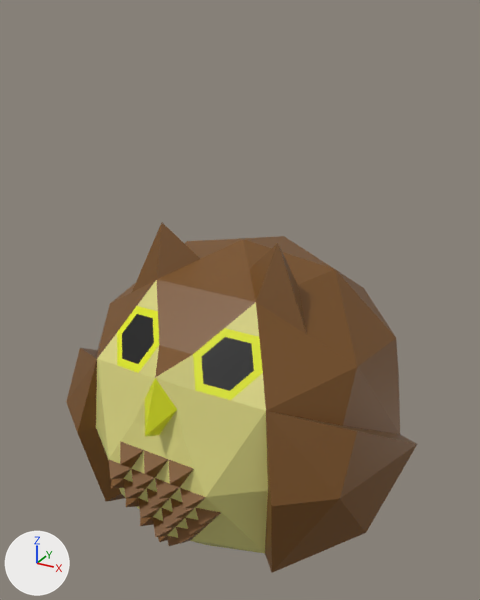
Renders of the glTF model RTS/dist/models/Owl.glb from each side of a commit.
Camera for both pictures: a 50 mm camera at (7.88, -14.53, 9.96) aimed at (-0.6, 0.89, 2.25). The axes (+X, +Y, +Z) are drawn at lower left. The lights are the same throughout. The older version comes first. Where no turn or scale is listed for an object, it has been applied to the vertices.

In view in the first picture: 'Owl'.
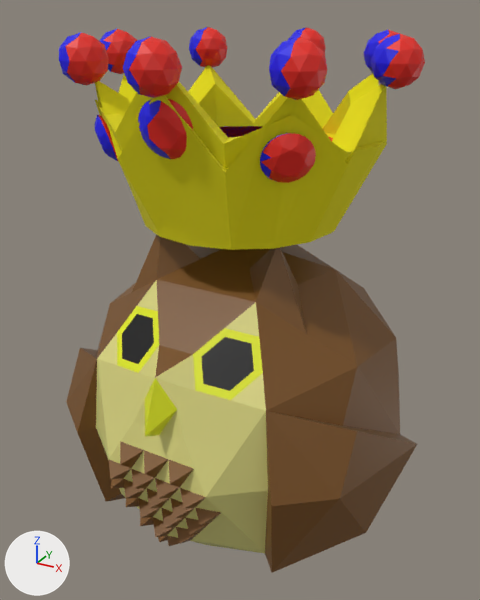
What differs and where, as boxes (x1, y1, x2, y2) in the pictures (480 x 600 px):
'Red_Crown', added
    after: (65, 27, 425, 249)
    faces in mat_material_001 (yellow #e7de06): (96, 66, 387, 249)
    faces in mat_material_002 (red #e72214): (65, 27, 425, 141)
'Red_Tiara', added
    after: (96, 82, 384, 250)
    faces in mat_material_001 (yellow #e7de06): (96, 82, 384, 250)
    faces in mat_material_002 (red #e72214): (98, 99, 316, 183)
'Blue_Crown', added
    after: (59, 27, 400, 241)
    faces in mat_material_001 (yellow #e7de06): (95, 66, 384, 241)
    faces in mat_material_003 (blue #0f02e7): (59, 27, 400, 137)
'Blue_Tiara', added
    after: (95, 85, 383, 245)
    faces in mat_material_001 (yellow #e7de06): (95, 85, 383, 245)
    faces in mat_material_003 (blue #0f02e7): (95, 100, 288, 182)

What changed in the scene script:
```text
Add mat_material_001:
    mat_material_001 = principled_material('Material.001')
    mat_material_001.base_color = (0.8, 0.729, 0.00169)  # yellow #e7de06
    mat_material_001.roughness = 1.0
Add mat_material_003:
    mat_material_003 = principled_material('Material.003')
    mat_material_003.base_color = (0.00488, 0.000655, 0.8)  # blue #0f02e7
Add mat_material_002:
    mat_material_002 = principled_material('Material.002')
    mat_material_002.base_color = (0.8, 0.016, 0.00698)  # red #e72214
Add me_cylinder:
    me_cylinder.from_pydata(...)  # 416 vertices, 796 faces; spans x -4.14..4.15, y -4.13..4.17, z -1.4..2.98
    # faces by material slot: [110, 686]
    me_cylinder.materials.append(mat_material_001)  # yellow #e7de06
    me_cylinder.materials.append(mat_material_003)  # blue #0f02e7
Add me_dmesh:
    me_dmesh.from_pydata(...)  # 539 vertices, 1062 faces; spans x -3.44..3.42, y -3.33..3.56, z -1.07..2.96
    # faces by material slot: [952, 110]
    me_dmesh.materials.append(mat_material_003)  # blue #0f02e7
    me_dmesh.materials.append(mat_material_001)  # yellow #e7de06
Add me_cylinder_002:
    me_cylinder_002.from_pydata(...)  # 416 vertices, 796 faces; spans x -4.14..4.15, y -4.13..4.17, z -1.4..2.98
    # faces by material slot: [110, 686]
    me_cylinder_002.materials.append(mat_material_001)  # yellow #e7de06
    me_cylinder_002.materials.append(mat_material_002)  # red #e72214
Add me_dmesh_003:
    me_dmesh_003.from_pydata(...)  # 539 vertices, 1062 faces; spans x -3.44..3.42, y -3.33..3.56, z -1.07..2.96
    # faces by material slot: [952, 110]
    me_dmesh_003.materials.append(mat_material_002)  # red #e72214
    me_dmesh_003.materials.append(mat_material_001)  # yellow #e7de06
Add ob_blue_crown:
    ob_blue_crown = bpy.data.objects.new('Blue_Crown', me_cylinder)
    ob_blue_crown.location = (0.03, -0.13, 6.49)
Add ob_blue_tiara:
    ob_blue_tiara = bpy.data.objects.new('Blue_Tiara', me_dmesh)
    ob_blue_tiara.location = (0.02, -0.28, 6.13)
Add ob_red_crown:
    ob_red_crown = bpy.data.objects.new('Red_Crown', me_cylinder_002)
    ob_red_crown.location = (0.05, -0.13, 6.49)
Add ob_red_tiara:
    ob_red_tiara = bpy.data.objects.new('Red_Tiara', me_dmesh_003)
    ob_red_tiara.location = (0.04, -0.28, 6.13)
```
